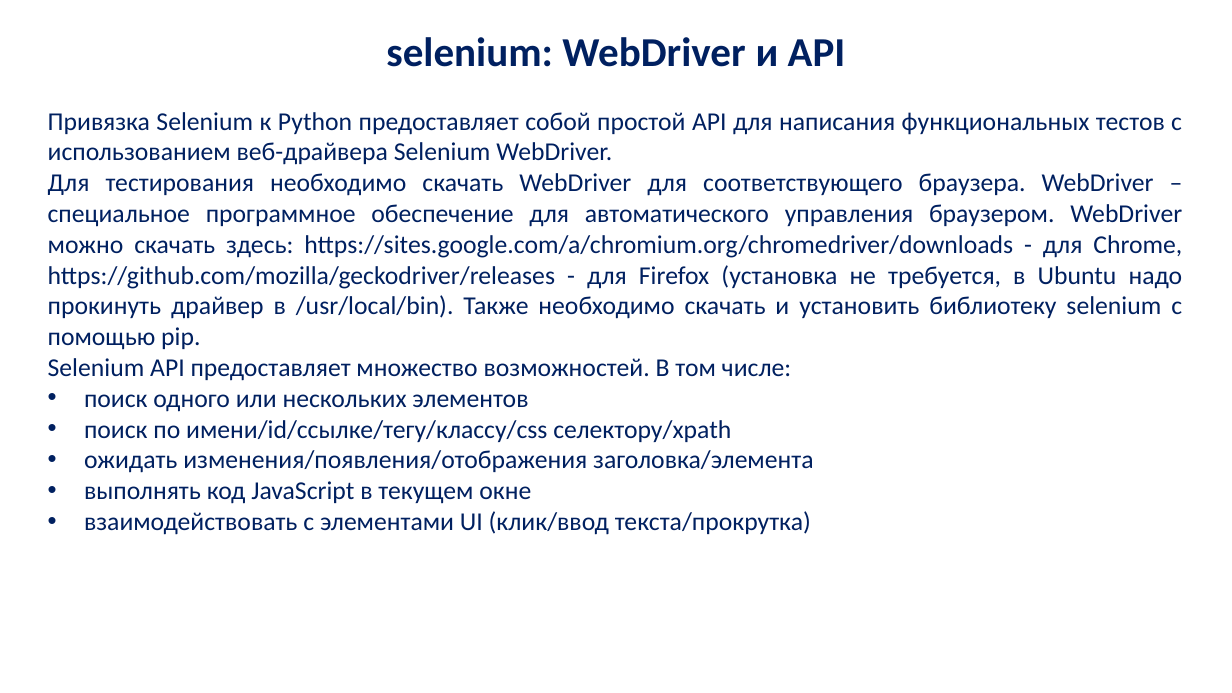
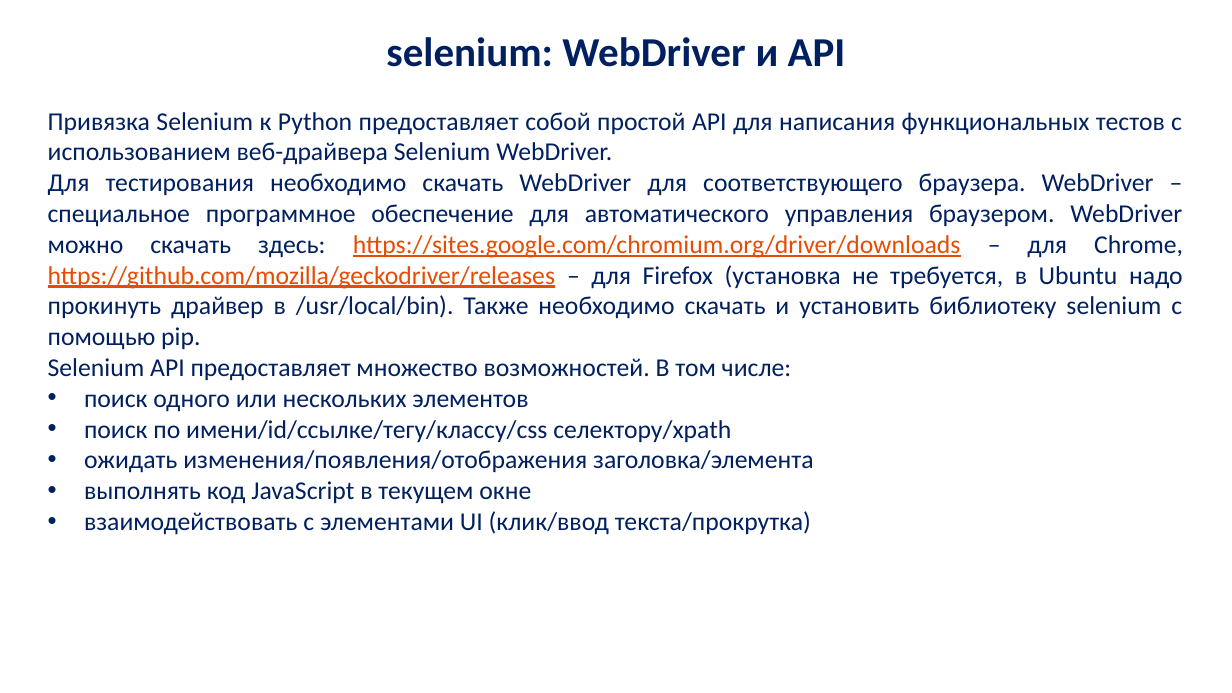
Before and after one commit to vamishnin/PythonCoursePro, a slide deck: slide 39 of Lectures/py_lec_13.pptx. Drawn at 1232x693 pixels with LibreOffice and Linux fonts; fonts in the diff are those of the drawing; background and template pictures are left out. Boxes give left, top, right and bottom in pixels: in the first picture for what was removed or moved away, otherwise in the second. Text is boxed around its words. In the diff, an @@ line names an element or a change of style, - is before the commit and + after.

```diff
--- a/Lectures/py_lec_13.pptx
+++ b/Lectures/py_lec_13.pptx
@@ text at (48,173,1183,350): text changed @@
-Для тестирования необходимо скачать WebDriver для соответствующего браузера. WebDriver – специальное программное обеспечение для автоматического управления браузером. WebDriver можно скачать здесь: https://sites.google.com/a/chromium.org/chromedriver/downloads - для Chrome, https://github.com/mozilla/geckodriver/releases - для Firefox (установка не требуется, в Ubuntu надо прокинуть драйвер в /usr/local/bin). Также необходимо скачать и установить библиотеку selenium с помощью pip.
+Для тестирования необходимо скачать WebDriver для соответствующего браузера. WebDriver – специальное программное обеспечение для автоматического управления браузером. WebDriver можно скачать здесь: https://sites.google.com/chromium.org/driver/downloads – для Chrome, https://github.com/mozilla/geckodriver/releases – для Firefox (установка не требуется, в Ubuntu надо прокинуть драйвер в /usr/local/bin). Также необходимо скачать и установить библиотеку selenium с помощью pip.
```
Also in this commit, not shown: 3 other slides changed, 6 other files.
